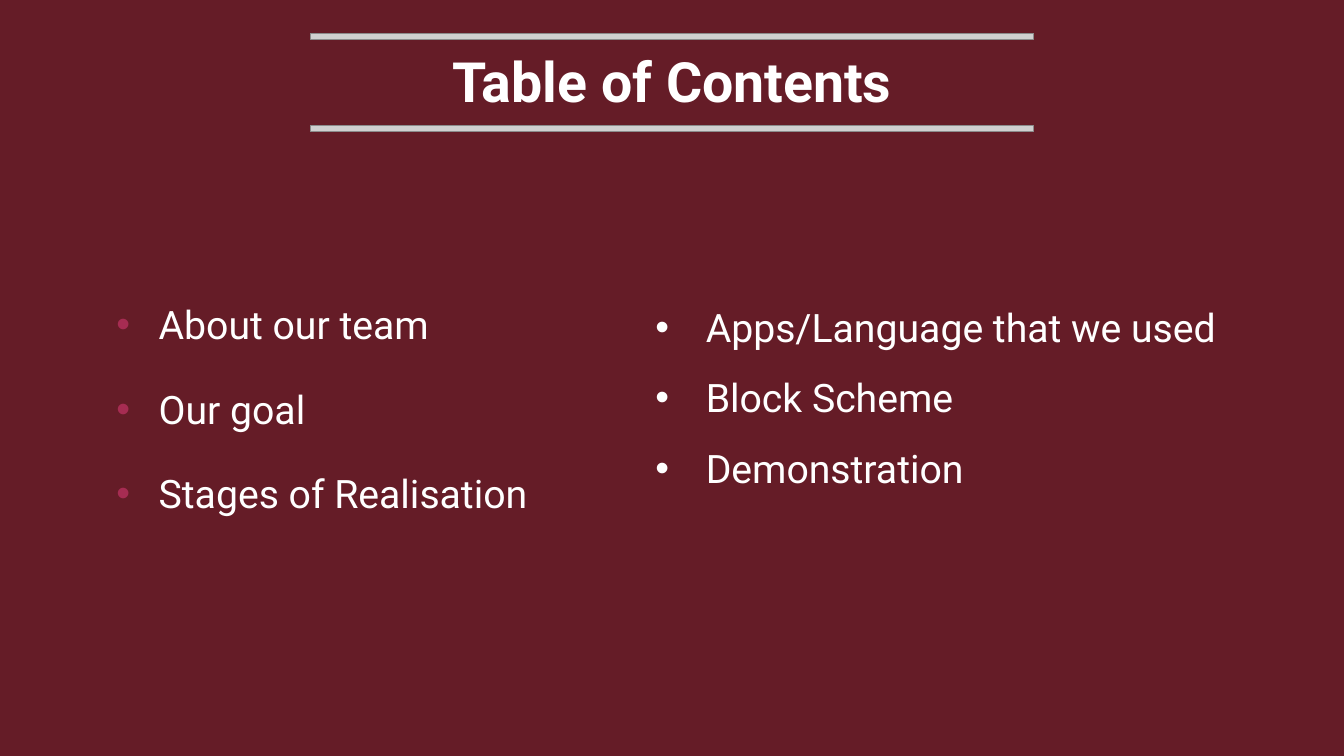
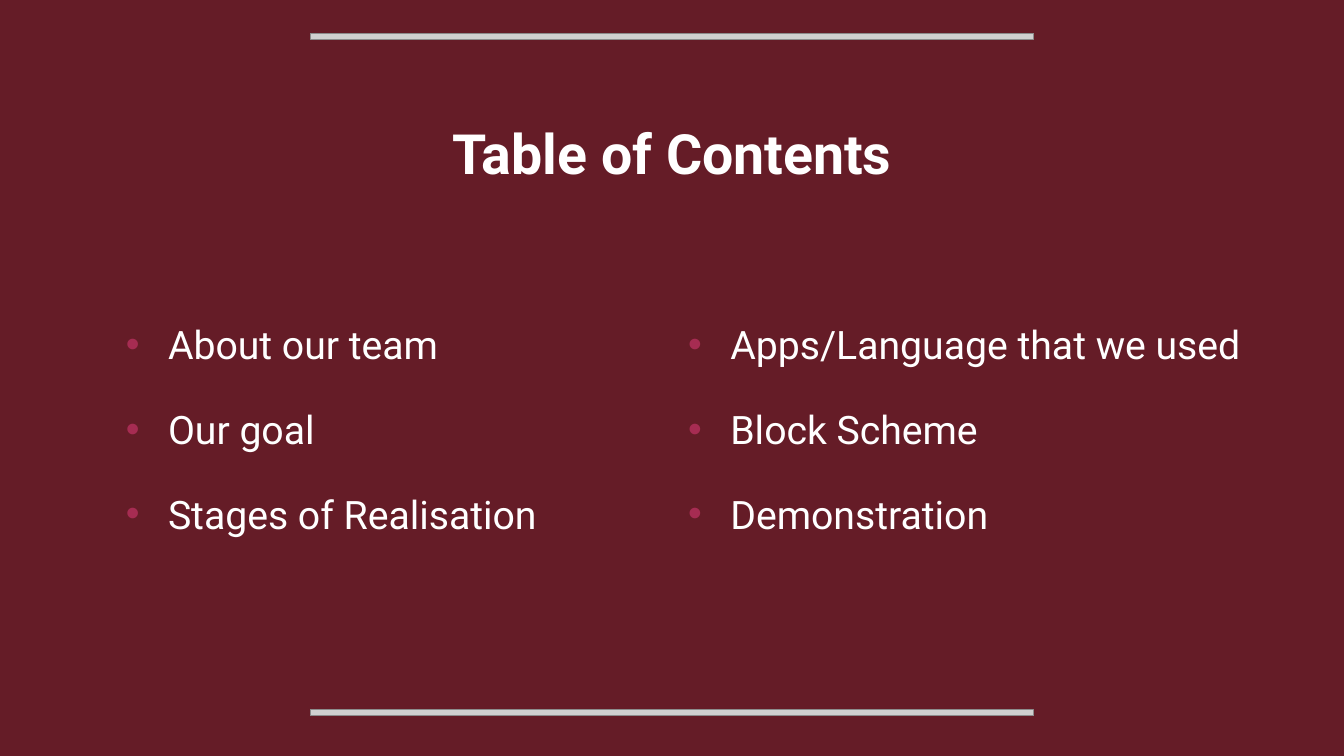
Before and after one commit to PIPetkova19/res-novas, a slide deck: slide 2 of Documents/Presentation.pptx. Drawn at 1344x756 pixels with LibreOffice and Linux fonts; fonts in the diff are those of the drawing; grey boxes stand for pictures; background and template pictures are left out. Boxes give left, top, right and bottom in pixels: in the first picture for what was removed or moved away, otherwise in the second. Text is boxed around its words. In the diff, an @@ line names an element or a change of style, - is before the commit and + after.

Commit message:
Change design of Presentation

```diff
--- a/Documents/Presentation.pptx
+++ b/Documents/Presentation.pptx
@@ title "Table of Contents": place and size @@
-title "Table of Contents" at [452,60,891,103]
+title "Table of Contents" at [452,132,891,175]
@@ text "About our team": place and size @@
-text "About our team" at [159,309,527,516]
+text "About our team" at [168,329,537,537]
@@ text "Apps/Language that we used": place and size @@
-text "Apps/Language that we used" at [706,312,1216,484]
+text "Apps/Language that we used" at [730,329,1241,530]
@@ text "Apps/Language that we used" at [730,329,1241,530]: indent changed; more space between paragraphs @@
@@ picture: place and size @@
-picture at [311,126,1034,132]
+picture at [311,710,1034,716]
```
Also in this commit, not shown: 7 other slides changed.
